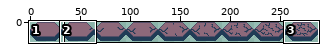
Edited in one commit: sprite sheet (src/Art/coloured-hex-craking.png). The picture above shows the old version from afar; the outline marks the close-up.
Close-up. Before:
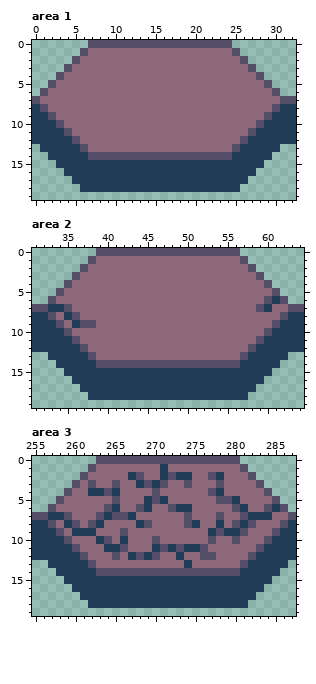
The file is 288x20 pixels. Shown: area 1: x 0..32, y 0..19; area 2: x 31..64, y 0..19; area 3: x 255..287, y 0..19. The commit also changed other parts of the picture, which this record leaves out.
After:
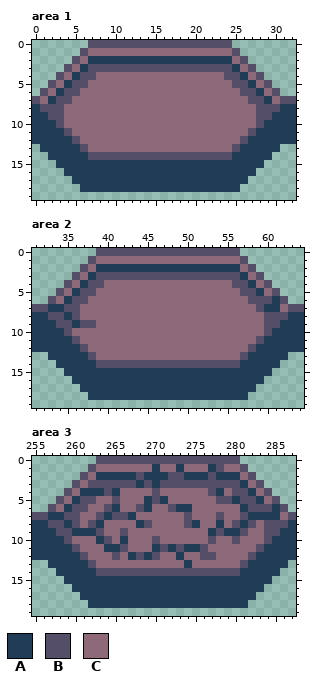
Palette (. is transparent): A #203c56  B #544e68  C #8d697a
Changes in this commit:
Area 1:
Colour A replaces colour C in row 2 at x 7 to 24; in row 3 at x 6 and 25; in row 4 at x 5 and 26; in row 5 at x 4 and 27; in row 6 at x 3 and 28; in row 7 at x 2 and 29.
Colour B replaces colour C in row 3 at x 7 to 24; in row 4 at x 6 to 7 and 24 to 25; in row 5 at x 5 to 6 and 25 to 26; in row 6 at x 4 to 5 and 26 to 27; in row 7 at x 3 to 4 and 27 to 28; in row 8 at x 2 to 3 and 28 to 29.
Colour B replaces colour C in row 9 at x 3 and 28.
Area 2:
Colour A replaces colour C in row 2 at x 39 to 56; in row 3 at x 38 and 57; in row 4 at x 37 and 58; in row 5 at x 36 and 59; in row 6 at x 35; in row 7 at x 61.
Colour B replaces colour C in row 3 at x 39 to 56; in row 4 at x 38 to 39 and 56 to 57; in row 5 at x 37 to 38 and 57 to 58; in row 6 at x 36 to 37 and 58 to 59; in row 7 at x 36; in row 8 at x 34 and 60 to 61.
Colour B replaces colour C in row 9 at x 35 and 60.
Area 3:
Colour A replaces colour C in row 1 at x 270, 273 and 277; in row 2 at x 263 to 266, 269 to 270, 275 to 276 and 279 to 280; in row 3 at x 281; in row 4 at x 261 and 282; in row 5 at x 260 and 283; in row 6 at x 259.
Colour A replaces colour C in row 7 at x 285.
Colour B replaces colour A in row 2 at x 273.
Colour B replaces colour C in row 1 at x 278; in row 3 at x 263 to 264, 266 to 267, 272 to 273, 275 to 277 and 279 to 280; in row 4 at x 280 to 281; in row 5 at x 261 to 262 and 281 to 282; in row 6 at x 260 to 261 and 282 to 283; in row 7 at x 260.
Colour B replaces colour C in row 8 at x 258 and 284 to 285; in row 9 at x 259, 263 and 284.
Colour C replaces colour A in row 1 at x 271.
Colour C replaces colour B in row 6 at x 280.
Boxes around the changes in both close-ups, in picture pixels (x1, y1, x2, y2):
changed: (48, 56, 272, 120)
changed: (56, 264, 280, 328)
changed: (56, 464, 280, 536)
